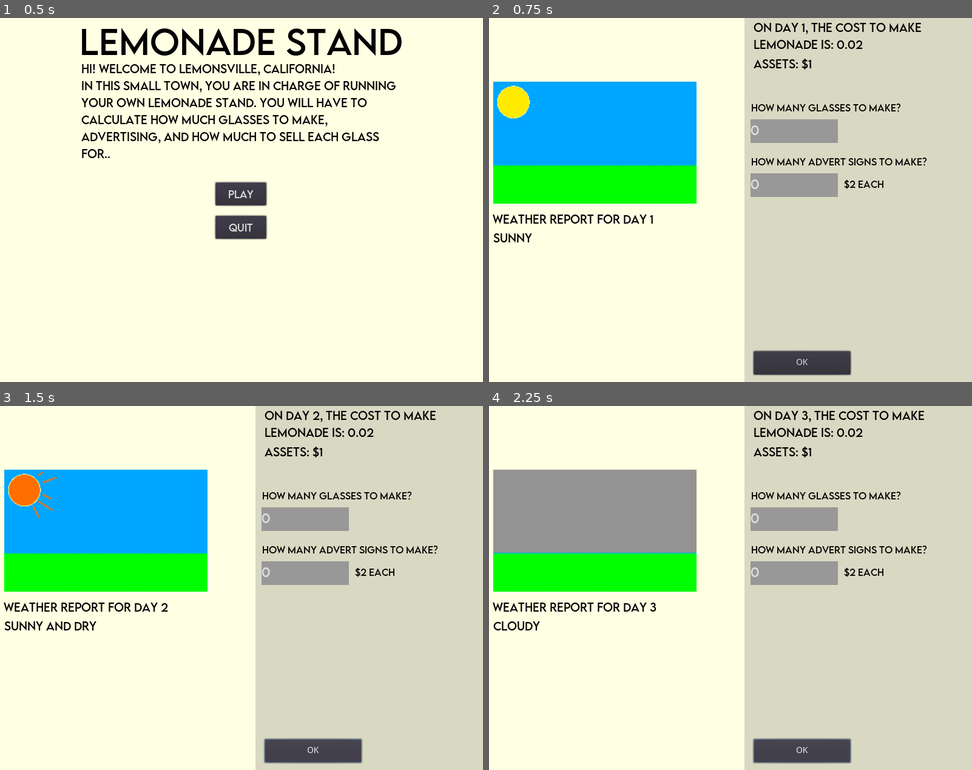
Above: before the commit, frames 1-4 (two rows, left to right).
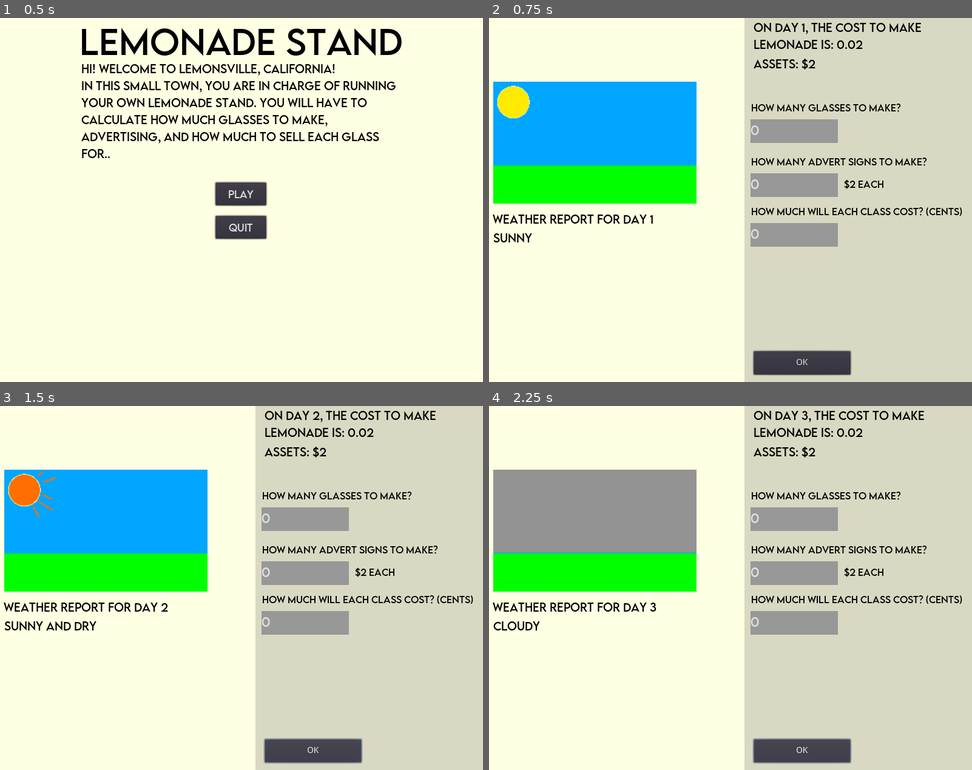
Above: after the commit, the same moments.

Repository: Boyquotes/GodotLemonade
Game: Godot game, scene res://scenes/Main.tscn
Two runs of this game, one before a commit and one after it. Both use one fixed random seed, a clock stepped at 60 frames per second and the inputs below.
Inputs:
- Up to frame 1 (0.5 s): no input
- Up to frame 2 (0.75 s): click "PLAY" at 0.5 s
- Up to frame 3 (1.5 s): click "OK" at 1.25 s
- Up to frame 4 (2.25 s): click "OK" at 2 s

Frame 1 is identical in both runs. In frame 2, 1.6% of the frame differs, in the area x 54-98%, y 11-63%; in frame 3, 1.6%; in frame 4, 1.6%.

Commit message:
fixed math and bankruptcy page

Diff:
--- a/Main.gd
+++ b/Main.gd
@@ -5,18 +5,13 @@
 	$UI/startUp.visible = true
 	$UI/dayContainer.visible = false
 
-func _process(_delta):
-	if $UI/dayContainer/price/makeTxt.text > str(Global.assets):
-		$UI/dayContainer/price/button.disabled = true
-	else:
-		$UI/dayContainer/price/button.disabled = false
-
 func _on_playBtn_pressed():
 	$UI/startUp.queue_free() # removes startup nodes, after 8 secs
 	$UI/dayContainer.visible = true
 	startDay()
 
 func startDay():
+	Global.advertCost = 2.00
 	Global.currDay += 1
 	$UI/dayContainer/price/makeTxt.text = "0"
 	$UI/dayContainer/sunny.visible = false
@@ -35,14 +30,22 @@
 		$UI/dayContainer/cloudy.visible = true
 
 func _on_button_pressed():
-		Global.cost = Global.costToMake * int($UI/dayContainer/price/makeTxt.text)
+		if $UI/dayContainer/price/advertTxt.text <= "0":
+			Global.cost = Global.costToMake * int($UI/dayContainer/price/makeTxt.text)
+		Global.cost = Global.costToMake * int($UI/dayContainer/price/makeTxt.text) + int($UI/dayContainer/price/advertTxt.text) * Global.advertCost
 		print(Global.cost)
 		finaceReport()
 
 func finaceReport():
 	Global.assets -= Global.cost
-	Global.assets -= Global.cost
+	if Global.assets <= 0:
+		handleBankru()
 	startDay()
 
 func _on_quitBtn_pressed():
 	get_tree().quit()
+
+func handleBankru():
+	$UI/dayContainer.visible = false
+	$UI/bankruptPanel.visible = true
+	$UI/bankruptPanel/assetLbl.text = "Assets: $" + str(Global.assets)
--- a/global.gd
+++ b/global.gd
@@ -4,6 +4,7 @@
 var costToMake = 0.02
 var advertCost = 2.00
 var sellPrice = 0
-var assets = 1
+var finalCost = 0
+var assets = 2.00
 var cost = 0
 var weatherTypes = ["sunny", "sunny and dry", "cloudy"]
--- a/scenes/Main.tscn
+++ b/scenes/Main.tscn
@@ -59,6 +59,21 @@
 use_filter = true
 font_data = ExtResource( 1 )
 
+[sub_resource type="StyleBoxEmpty" id=14]
+
+[sub_resource type="DynamicFont" id=15]
+size = 35
+outline_size = 2
+outline_color = Color( 0.639216, 0.137255, 0.137255, 1 )
+use_filter = true
+font_data = ExtResource( 1 )
+
+[sub_resource type="DynamicFont" id=16]
+size = 25
+outline_color = Color( 0.639216, 0.137255, 0.137255, 1 )
+use_filter = true
+font_data = ExtResource( 1 )
+
 [node name="Main" type="Node2D"]
 script = ExtResource( 2 )
 
@@ -67,6 +82,7 @@
 margin_bottom = 600.0
 
 [node name="startUp" type="ItemList" parent="UI"]
+visible = false
 anchor_left = 0.5
 anchor_right = 0.5
 margin_left = -399.0
@@ -127,7 +143,6 @@
 text = "QUIT"
 
 [node name="dayContainer" type="ItemList" parent="UI"]
-visible = false
 margin_right = 800.0
 margin_bottom = 600.0
 custom_styles/bg = SubResource( 4 )
@@ -290,6 +305,37 @@
 text = "0"
 caret_blink = true
 
+[node name="lblSix" type="Label" parent="UI/dayContainer/price"]
+anchor_left = 0.029
+anchor_top = 0.249
+anchor_right = 0.029
+anchor_bottom = 0.249
+margin_left = 0.125002
+margin_top = 158.6
+margin_right = 350.125
+margin_bottom = 183.6
+rect_pivot_offset = Vector2( 131, 155 )
+custom_colors/font_color = Color( 0, 0, 0, 1 )
+custom_fonts/font = SubResource( 10 )
+text = "How much will each class cost? (cents)"
+autowrap = true
+
+[node name="costTxt" type="TextEdit" parent="UI/dayContainer/price"]
+anchor_left = 0.027
+anchor_top = 0.317
+anchor_right = 0.027
+anchor_bottom = 0.317
+margin_left = -0.124999
+margin_top = 147.8
+margin_right = 143.875
+margin_bottom = 186.8
+rect_pivot_offset = Vector2( 132, 125 )
+custom_fonts/font = SubResource( 11 )
+custom_styles/focus = SubResource( 8 )
+custom_styles/normal = SubResource( 9 )
+text = "0"
+caret_blink = true
+
 [node name="button" type="Button" parent="UI/dayContainer/price"]
 anchor_left = 0.04
 anchor_top = 0.963
@@ -301,6 +347,39 @@
 margin_bottom = 10.2
 text = "OK"
 
+[node name="bankruptPanel" type="Panel" parent="UI"]
+visible = false
+margin_right = 800.0
+margin_bottom = 600.0
+custom_styles/panel = SubResource( 14 )
+
+[node name="bankLbl" type="Label" parent="UI/bankruptPanel"]
+anchor_left = 0.5
+anchor_top = 0.101
+anchor_right = 0.5
+anchor_bottom = 0.101
+margin_left = -106.0
+margin_top = -48.6
+margin_right = 106.0
+margin_bottom = 48.4
+custom_colors/font_color = Color( 0, 0, 0, 1 )
+custom_fonts/font = SubResource( 15 )
+text = "BANKRUPT!
+"
+
+[node name="assetLbl" type="Label" parent="UI/bankruptPanel"]
+anchor_left = 0.371
+anchor_top = 0.19
+anchor_right = 0.371
+anchor_bottom = 0.19
+margin_left = -105.8
+margin_top = -19.0
+margin_right = 208.2
+margin_bottom = 19.0
+custom_colors/font_color = Color( 0, 0, 0, 1 )
+custom_fonts/font = SubResource( 16 )
+text = "ASSETS:"
+
 [connection signal="pressed" from="UI/startUp/playBtn" to="." method="_on_playBtn_pressed"]
 [connection signal="pressed" from="UI/startUp/quitBtn" to="." method="_on_quitBtn_pressed"]
 [connection signal="pressed" from="UI/dayContainer/price/button" to="." method="_on_button_pressed"]
Not shown: 1 places in scenes/Main.tscn that only renumber resources
